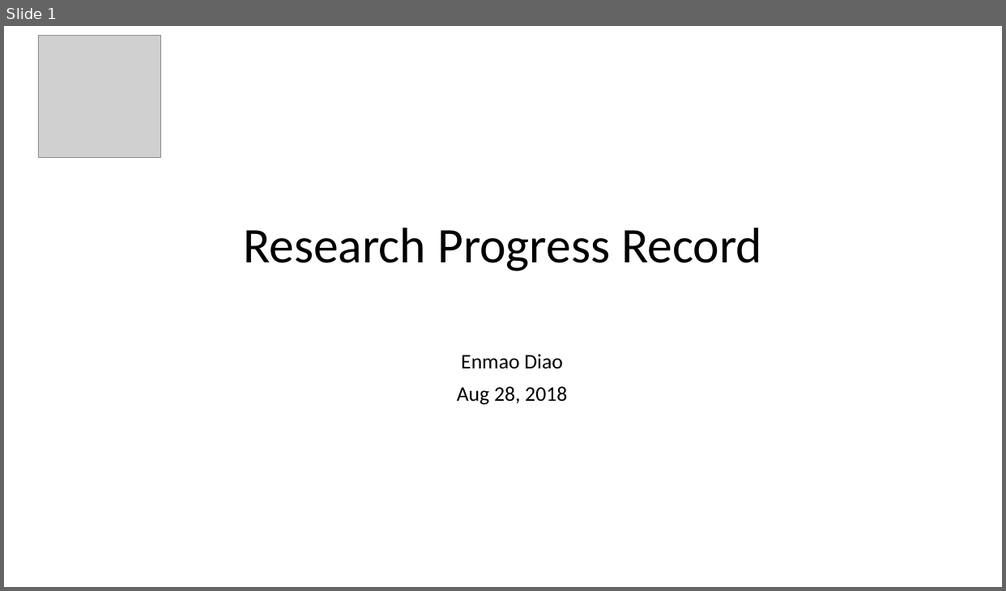
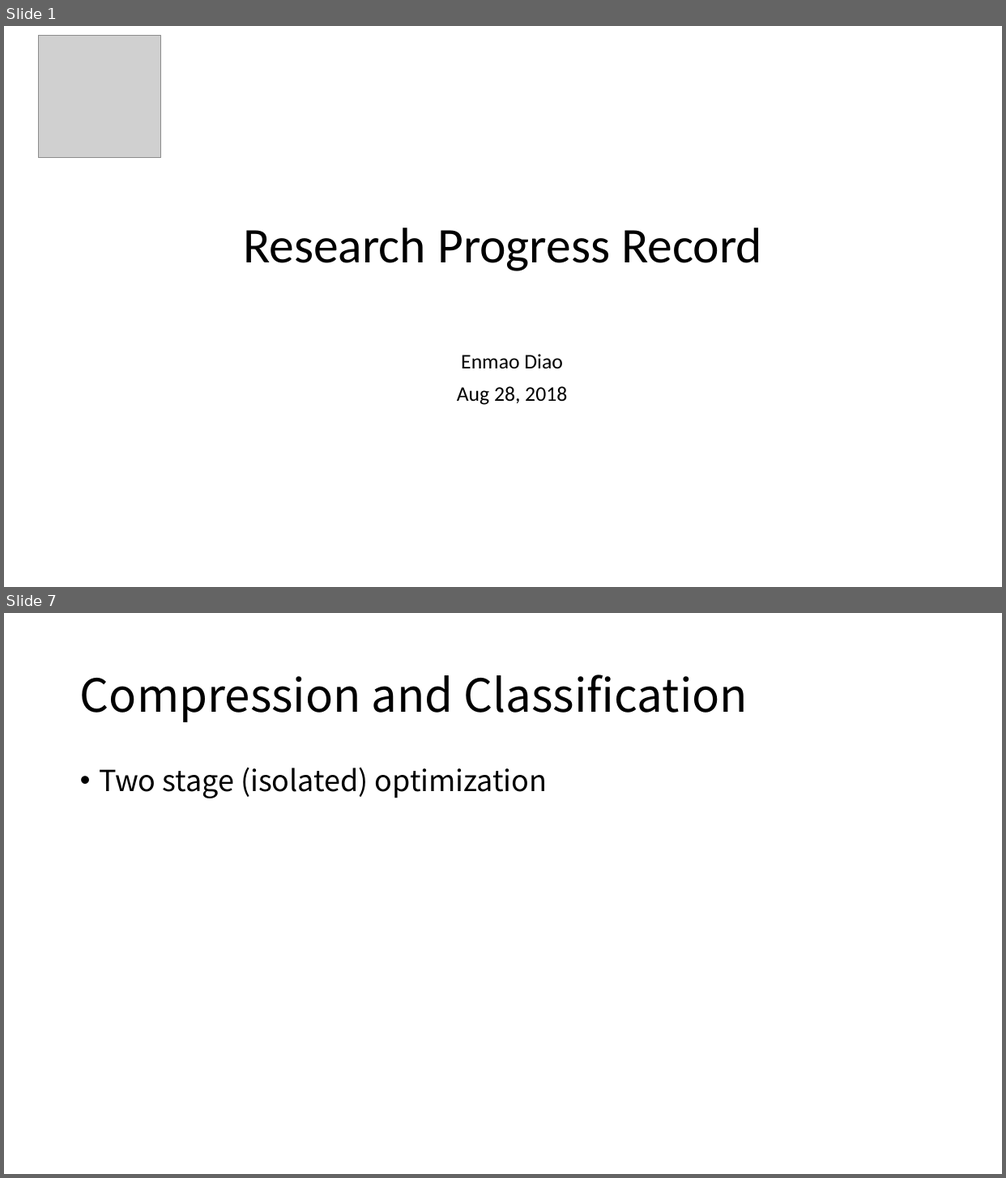
Before and after one commit to diaoenmao/Research, a slide deck: doc/Report/ongoing.pptx. Shown one above the other, each under a label of ours: slide 1 before the commit, slides 1 and 7 after it; the slides between them are not shown. The pictures are 1006x591 and 1006x1178 pixels, drawn with LibreOffice and Linux fonts; fonts in the diff are those of the drawing; grey boxes stand for pictures. Boxes give left, top, right and bottom in pixels: in the first picture for what was removed or moved away, otherwise in the second. Text is boxed around its words. In the diff, an @@ line names an element or a change of style, - is before the commit and + after.

```diff
--- a/doc/Report/ongoing.pptx
+++ b/doc/Report/ongoing.pptx
@@ slide 7 added at [4,613,1002,1174], background #FFFFFF @@
@@ title added at [80,675,748,722], 44 pt, text #000000 @@
+Compression and Classification
@@ text added at [99,767,548,798], 28 pt, text #000000 @@
+• Two stage (isolated) optimization
```
Also in this commit, not shown: 7 slides changed, 2 other slides added.
